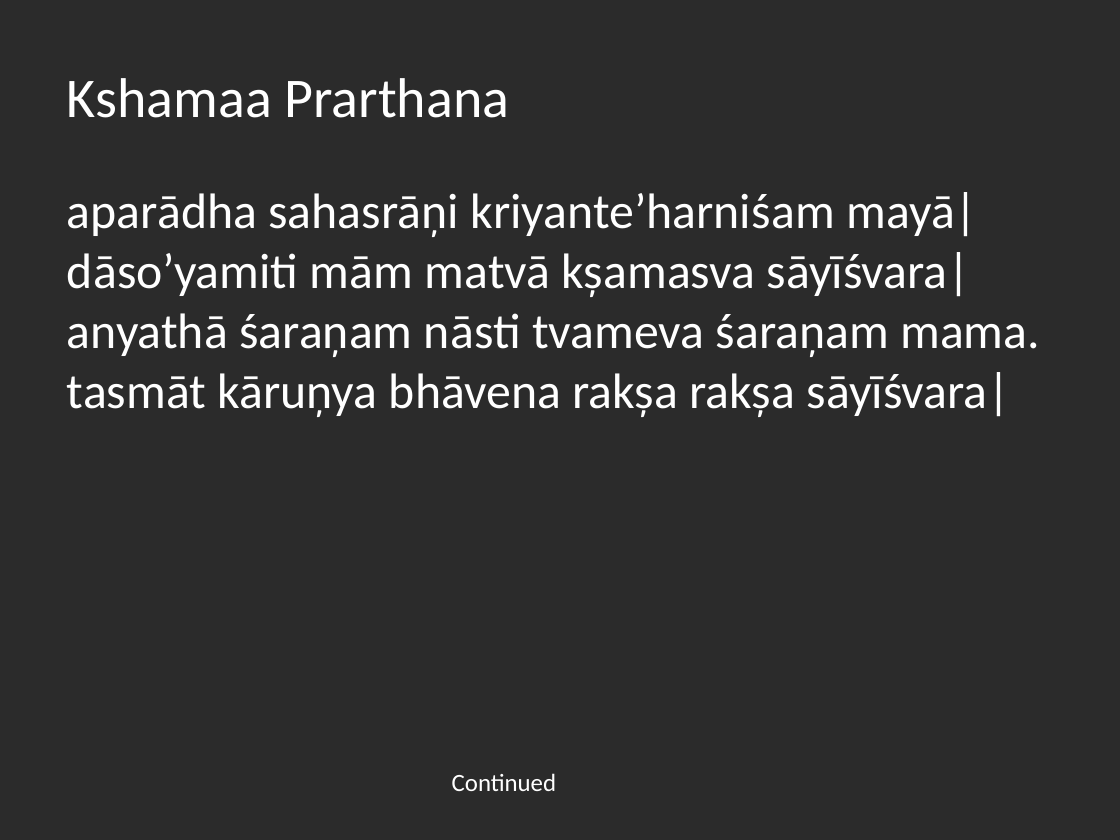
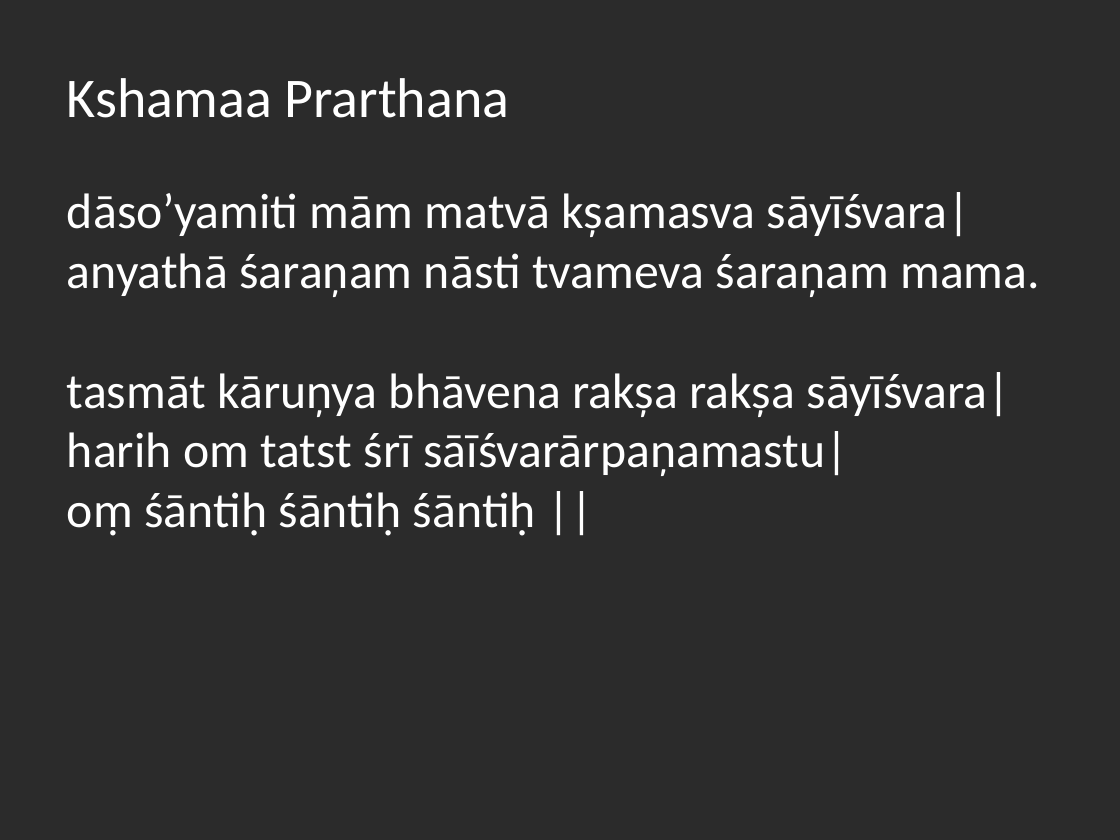
Before and after one commit to riteshreddyr/bhajanpresentationmaker, a slide deck: slide 11 of generated_ppts/bhajans.pptx (slide 8 before the commit). Drawn at 1120x840 pixels with LibreOffice and Linux fonts; fonts in the diff are those of the drawing; background and template pictures are left out; a plain dark background stands for a picture behind light text. Boxes give left, top, right and bottom in pixels: in the first picture for what was removed or moved away, otherwise in the second. Text is boxed around its words. In the diff, an @@ line names an element or a change of style, - is before the commit and + after.

```diff
--- a/generated_ppts/bhajans.pptx
+++ b/generated_ppts/bhajans.pptx
@@ text at [67, 192, 1040, 536]: text changed @@
-aparādha sahasrāņi kriyante’harniśam mayā|
-dāso’yamiti mām matvā kșamasva sāyīśvara|
-anyathā śaraņam nāsti tvameva śaraņam mama.
-tasmāt kāruņya bhāvena rakșa rakșa sāyīśvara|
+dāso’yamiti mām matvā kșamasva sāyīśvara|
+anyathā śaraņam nāsti tvameva śaraņam mama.
+tasmāt kāruņya bhāvena rakșa rakșa sāyīśvara|
+harih om tatst śrī sāīśvarārpaņamastu|
+oṃ śāntiḥ śāntiḥ śāntiḥ ||
@@ text removed at [452, 773, 556, 791] @@
-Continued
```
Also in this commit, not shown: 5 other slides changed, 5 slides added, 4 slides removed, 2 other files.
